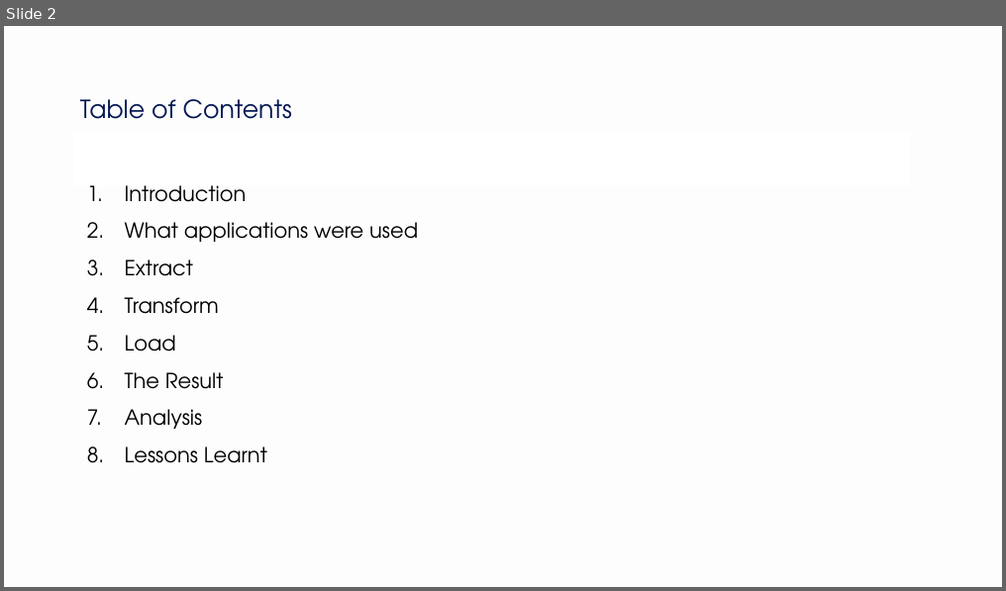
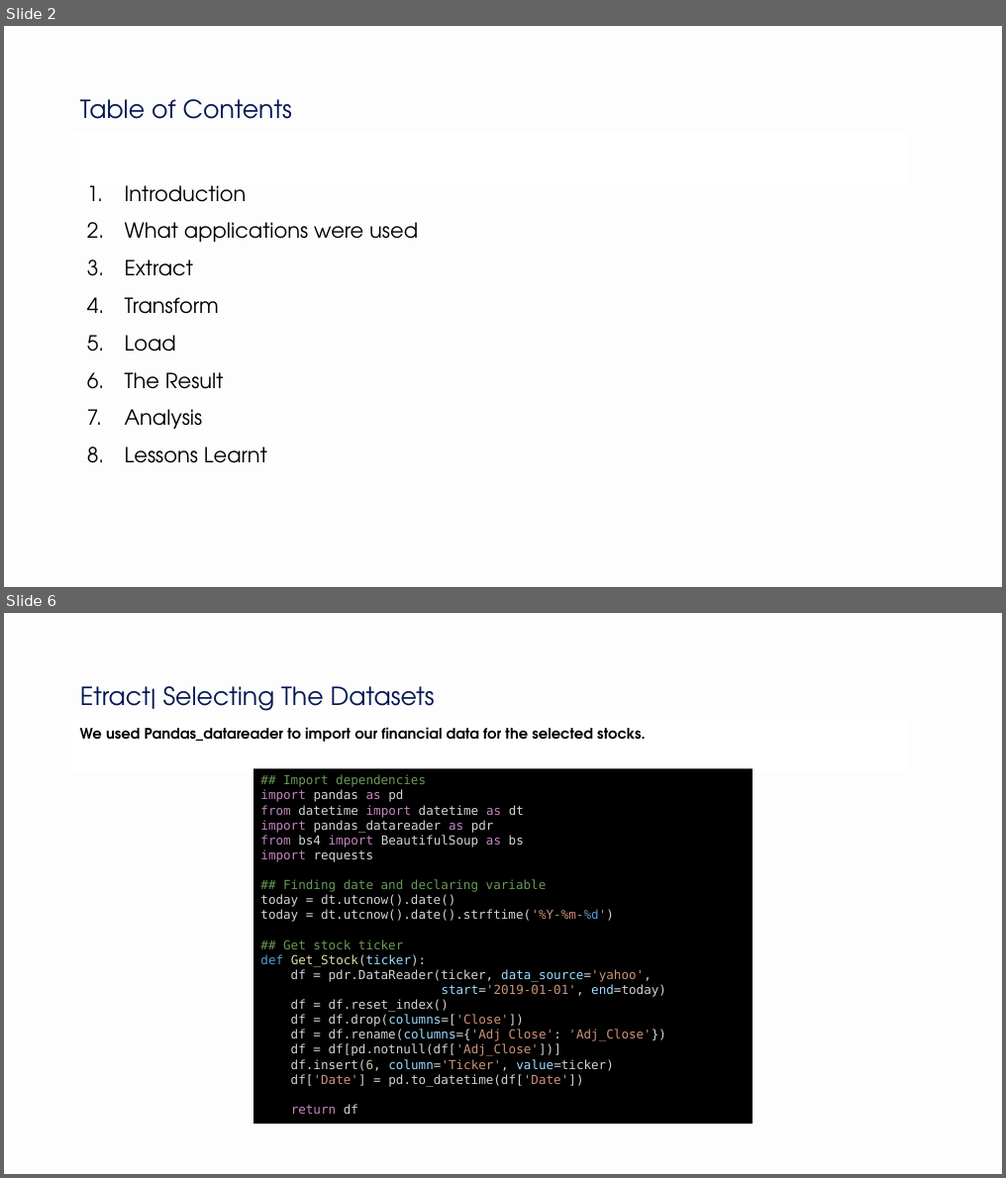
Before and after one commit to NikitaCase/stocks-vs-covid, a slide deck: stocksvscovid/Project 3.pptx. Shown one above the other, each under a label of ours: slide 2 before the commit, slides 2 and 6 after it; the slides between them are not shown. The pictures are 1006x591 and 1006x1178 pixels, drawn with LibreOffice and Linux fonts; fonts in the diff are those of the drawing. Boxes give left, top, right and bottom in pixels: in the first picture for what was removed or moved away, otherwise in the second. Text is boxed around its words. In the diff, an @@ line names an element or a change of style, - is before the commit and + after.

```diff
--- a/stocksvscovid/Project 3.pptx
+++ b/stocksvscovid/Project 3.pptx
@@ slide 6 added at [4,613,1002,1174], background #F2F2F2 at 10% opacity @@
@@ title added at [80,686,435,711], 24 pt, text #021652 @@
+Etract| Selecting The Datasets
@@ rectangle added at [73,721,908,771], fill #FFFFFF, outline #FFFFFF 1 pt, 14 pt, text #000000, bold @@
+We used Pandas_datareader to import our financial data for the selected stocks.
@@ rectangle added at [253,768,752,1124], fill #000000, 12 pt, text #D4D4D4 @@
+## Import dependencies
+import pandas as pd
+from datetime import datetime as dt
+import pandas_datareader as pdr
+from bs4 import BeautifulSoup as bs
+import requests
+## Finding date and declaring variable
+today = dt.utcnow().date()
+today = dt.utcnow().date().strftime('%Y-%m-%d')
+## Get stock ticker
+def Get_Stock(ticker):
+df = pdr.DataReader(ticker, data_source='yahoo',
+start='2019-01-01', end=today)
+df = df.reset_index()
+df = df.drop(columns=['Close'])
+df = df.rename(columns={'Adj Close': 'Adj_Close'})
+df = df[pd.notnull(df['Adj_Close'])]
+df.insert(6, column='Ticker', value=ticker)
+df['Date'] = pd.to_datetime(df['Date'])
+return df
```
Also in this commit, not shown: 8 slides changed, 2 other slides added, 4 slides removed.
